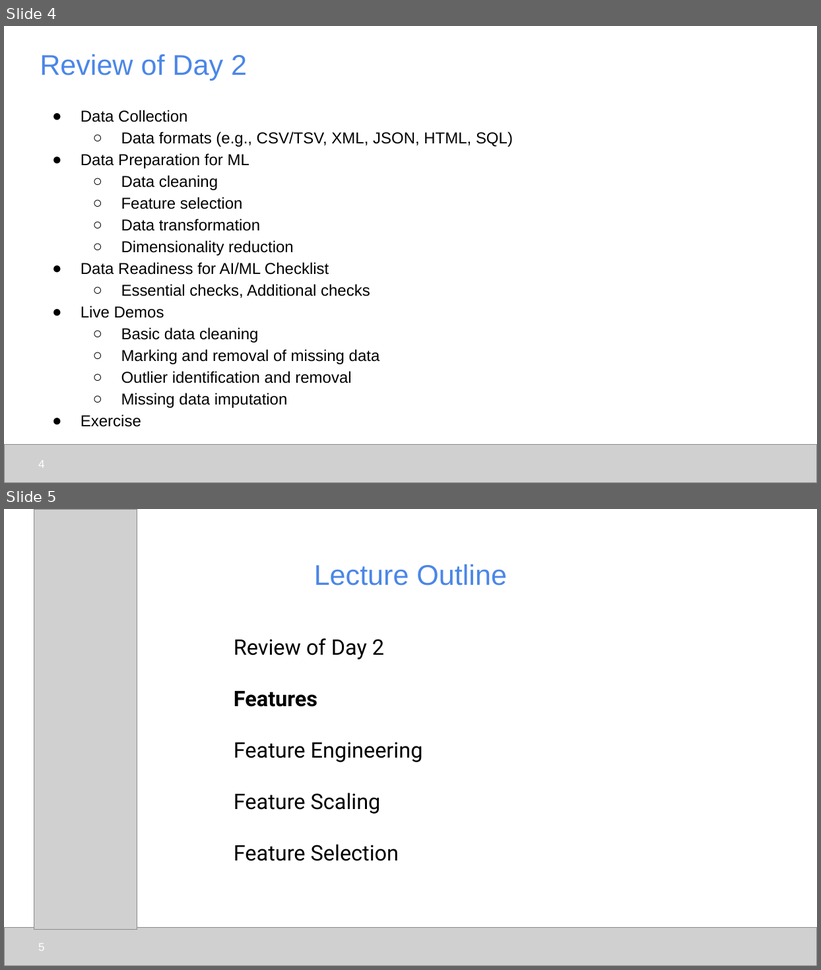
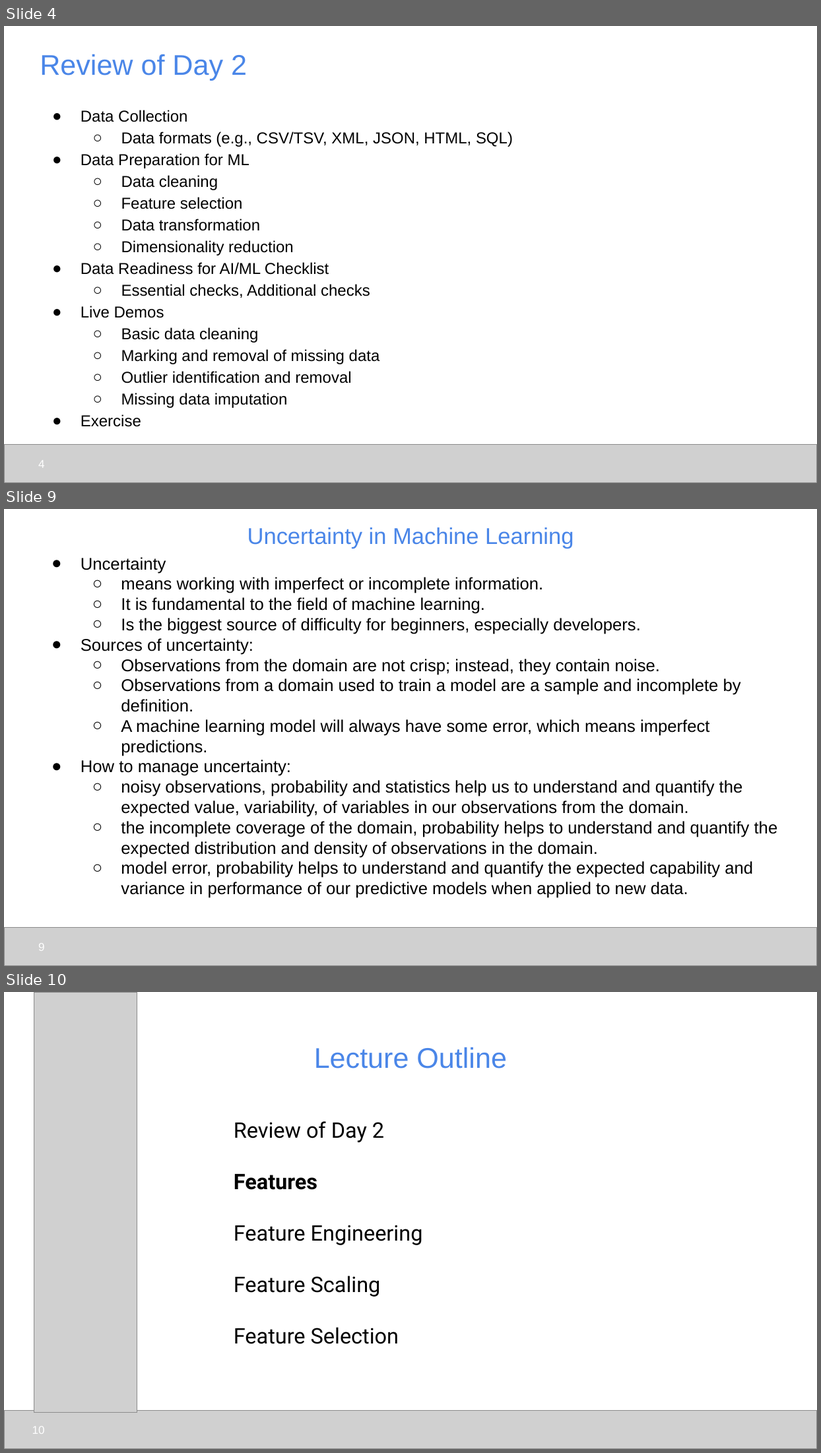
Before and after one commit to udel-cbcb/al_ml_workshop, a slide deck: Day_3/Lectures/Day_3_Lecture_Feature_Engineering_Scaling_Selection.pptx. Shown one above the other, each under a label of ours: slides 4 and 5 before the commit, slides 4, 9 and 10 after it; the slides between them are not shown. The pictures are 821x970 and 821x1453 pixels, drawn with LibreOffice and Linux fonts; fonts in the diff are those of the drawing; grey boxes stand for pictures. Boxes give left, top, right and bottom in pixels: in the first picture for what was removed or moved away, otherwise in the second. Text is boxed around its words. In the diff, an @@ line names an element or a change of style, - is before the commit and + after.

```diff
--- a/Day_3/Lectures/Day_3_Lecture_Feature_Engineering_Scaling_Selection.pptx
+++ b/Day_3/Lectures/Day_3_Lecture_Feature_Engineering_Scaling_Selection.pptx
@@ slide 9 added at [4, 509, 817, 966], background #FFFFFF @@
@@ title added at [248, 527, 574, 549], 20.2 pt, text #4A86E8 @@
+Uncertainty in Machine Learning
@@ text added at [81, 557, 778, 898], 15 pt, text #000000 @@
+● Uncertainty
+  ○ means working with imperfect or incomplete information.
+  ○ It is fundamental to the field of machine learning.
+  ○ Is the biggest source of difficulty for beginners, especially developers.
+● Sources of uncertainty:
+  ○ Observations from the domain are not crisp; instead, they contain noise.
+  ○ Observations from a domain used to train a model are a sample and incomplete by definition.
+  ○ A machine learning model will always have some error, which means imperfect predictions.
+● How to manage uncertainty:
+  ○ noisy observations, probability and statistics help us to understand and quantify the expected value, variability, of variables in our observations from the domain.
+  ○ the incomplete coverage of the domain, probability helps to understand and quantify the expected distribution and density of observations in the domain.
+  ○ model error, probability helps to understand and quantify the expected capability and variance in performance of our predictive models when applied to new data.
@@ picture added at [4, 927, 817, 966] @@
@@ page number added at [38, 943, 45, 951], 10 pt, text #FFFFFF @@
+9
@@ what was slide 5 is now slide 10 @@
@@ page number at [32, 1426, 45, 1434]: text changed @@
-5
+10
```
Also in this commit, not shown: 1 slide changed, 4 other slides added, 1 slide removed, 14 other files.
